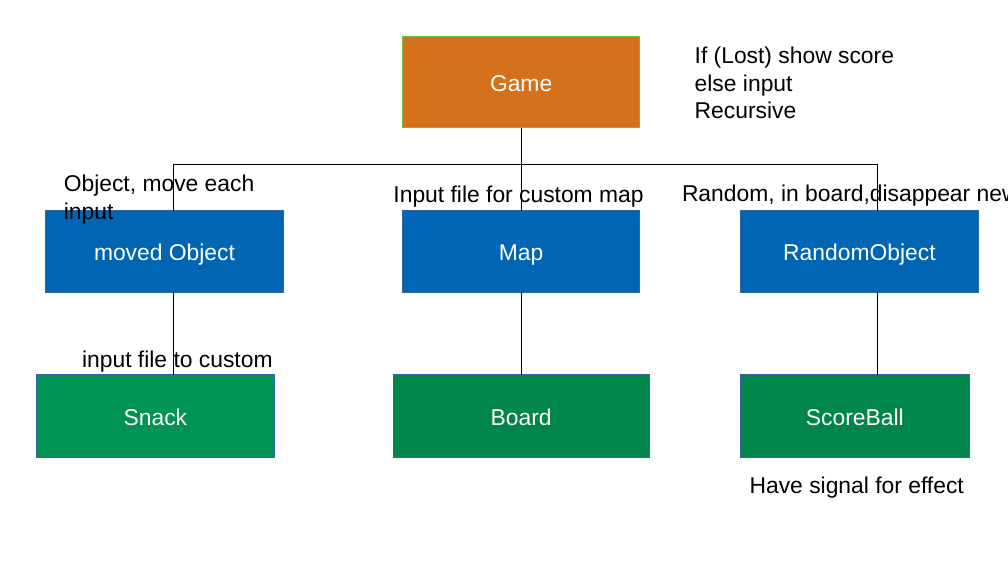
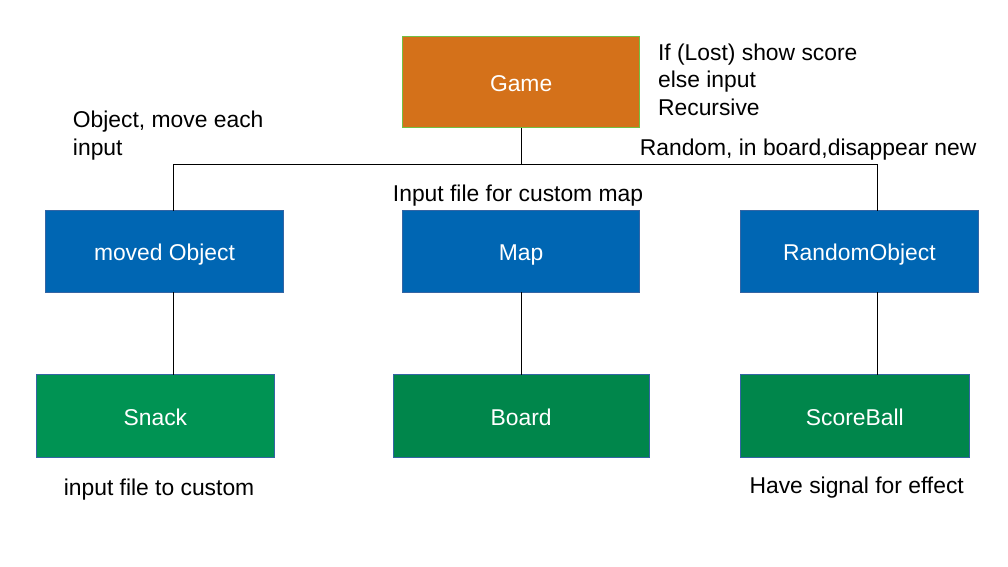
Before and after one commit to VuHuy-cse-9/Snack, a slide deck: slide 1 of Architecture.odp. Drawn at 1008x567 pixels with LibreOffice and Linux fonts; fonts in the diff are those of the drawing. Boxes give left, top, right and bottom in pixels: in the first picture for what was removed or moved away, otherwise in the second. Text is boxed around its words. In the diff, an @@ line names an element or a change of style, - is before the commit and + after.

```diff
--- a/Architecture.odp
+++ b/Architecture.odp
@@ text "If (Lost) show score" moved from (x1=695, y1=46, x2=894, y2=119) to (x1=658, y1=43, x2=858, y2=116) @@
@@ text "Object, move each input" moved from (x1=64, y1=173, x2=255, y2=224) to (x1=73, y1=110, x2=264, y2=160) @@
@@ text "Random, in board,disappear new" rewrapped from (x1=682, y1=182, x2=1008, y2=206) to (x1=640, y1=138, x2=976, y2=160) @@
@@ line removed from (521, 165) to (521, 210) @@
@@ text "input file to custom" moved from (x1=82, y1=350, x2=273, y2=372) to (x1=64, y1=478, x2=255, y2=500) @@
```
Also in this commit, not shown: 4 other files.
